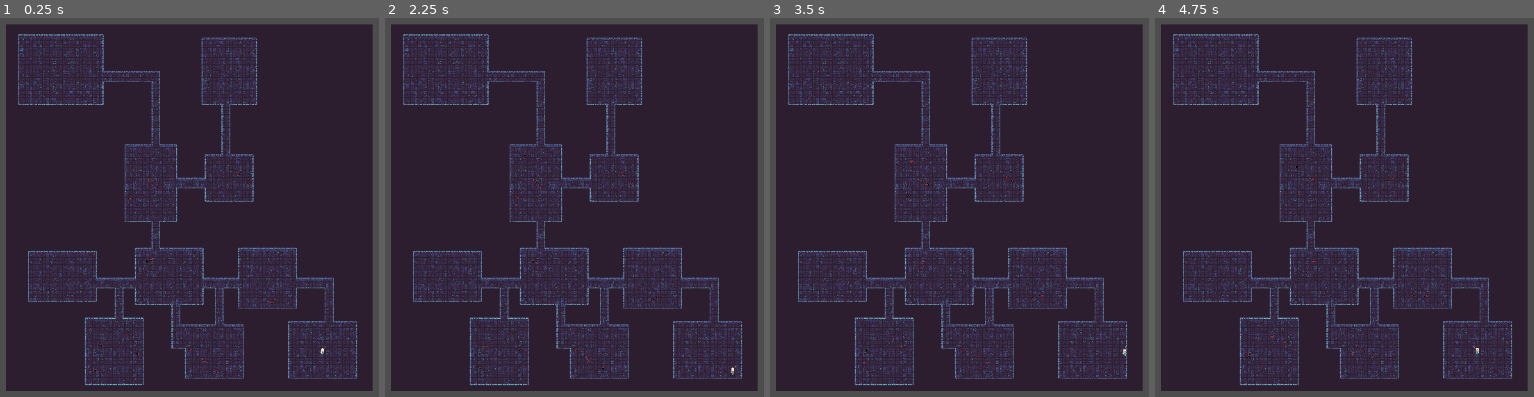
Above: before the commit, frames 1-4 (left to right).
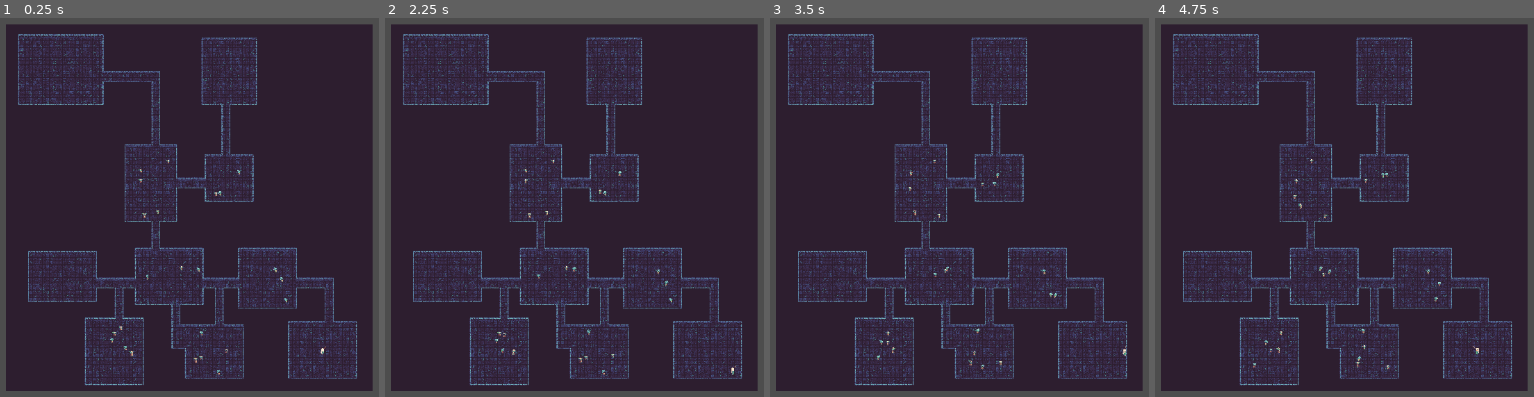
Above: after the commit, the same moments.

Repository: Shiftersout/gp-roguelite
Game: Godot game, scene res://Scenes/debugpcgscn.tscn
The game is run twice, just before and just after one commit, with the same random seed, the same clock (stepped at 60 frames per second) and the same inputs. This scene is started directly instead of the project's main scene.
Inputs (mouse positions are in pixels of both pictures, inside the frame that each line leads up to):
- Up to frame 1 (0.25 s): no input
- Up to frame 2 (2.25 s): tap Enter at 0.5, 2 s; move the mouse to (outside the picture) at 0.52 s; hold D (move_right) 0.53-1.28 s; click (outside the picture) at 0.6 s; tap Space at 1.25 s; move the mouse to (623, 260) at 1.27 s; hold S (move_down) 1.28-2.03 s; click (623, 260) at 1.35 s; move the mouse to (outside the picture) at 2.02 s; hold D (move_right) from 2.03 s (still down); click (outside the picture) at 2.1 s
- Up to frame 3 (3.5 s): tap Space at 2.75 s; move the mouse to (1130, 328) at 2.77 s; release D (move_right) at 2.78 s; hold W (move_up) from 2.78 s (still down); click (1130, 328) at 2.85 s
- Up to frame 4 (4.75 s): move the mouse to (outside the picture) at 3.52 s; release W (move_up) at 3.53 s; hold A (move_left) from 3.53 s (still down); click (outside the picture) at 3.6 s; tap Enter at 4.25 s; move the mouse to (1314, 173) at 4.27 s; click (1314, 173) at 4.35 s

The runs differ from the first frame. In frame 1, 0.3% of the frame differs, in the area x 24-76%, y 35-95%; in frame 2, 0.3%; in frame 3, 0.3%; in frame 4, 0.3%, in the area x 24-76%, y 37-93%.

Commit message:
added parameters to enemy generation

Diff:
--- a/Scenes/debugpcgscn.tscn
+++ b/Scenes/debugpcgscn.tscn
@@ -1,7 +1,10 @@
-[gd_scene load_steps=3 format=3 uid="uid://d6uq7t25yisc"]
+[gd_scene load_steps=6 format=3 uid="uid://d6uq7t25yisc"]
 
 [ext_resource type="PackedScene" uid="uid://bw67e8mrqn5vd" path="res://Scenes/tile_map_pcg.tscn" id="1_ok4ya"]
+[ext_resource type="PackedScene" uid="uid://18v1vrksmqug" path="res://Scenes/Enemies/first floor/m_goblin.tscn" id="2_5t7k7"]
 [ext_resource type="PackedScene" uid="uid://bt0wbs7fi3ffm" path="res://Scenes/Player/player.tscn" id="2_t7dax"]
+[ext_resource type="PackedScene" uid="uid://bxdolqcnms1e4" path="res://Scenes/Enemies/first floor/f_goblin.tscn" id="3_5uypg"]
+[ext_resource type="PackedScene" uid="uid://mi0sbway6q46" path="res://Scenes/Enemies/first floor/hobgoblin.tscn" id="4_vsll5"]
 
 [node name="debugscn" type="Node2D"]
 
@@ -14,6 +17,9 @@
 map_h = 110
 min_room_size = 16
 auto_generate = true
+enemy1 = ExtResource("2_5t7k7")
+enemy2 = ExtResource("3_5uypg")
+hard_enemy = ExtResource("4_vsll5")
 
 [node name="Player" parent="." instance=ExtResource("2_t7dax")]
 position = Vector2(-210, 294)
--- a/Scenes/main_scene.tscn
+++ b/Scenes/main_scene.tscn
@@ -1,7 +1,10 @@
-[gd_scene load_steps=3 format=3 uid="uid://bgnokk8ibq1hs"]
+[gd_scene load_steps=6 format=3 uid="uid://bgnokk8ibq1hs"]
 
 [ext_resource type="PackedScene" uid="uid://bt0wbs7fi3ffm" path="res://Scenes/Player/player.tscn" id="1_tjw47"]
 [ext_resource type="PackedScene" uid="uid://bw67e8mrqn5vd" path="res://Scenes/tile_map_pcg.tscn" id="2_vawyb"]
+[ext_resource type="PackedScene" uid="uid://18v1vrksmqug" path="res://Scenes/Enemies/first floor/m_goblin.tscn" id="3_yd28l"]
+[ext_resource type="PackedScene" uid="uid://bxdolqcnms1e4" path="res://Scenes/Enemies/first floor/f_goblin.tscn" id="4_gson5"]
+[ext_resource type="PackedScene" uid="uid://mi0sbway6q46" path="res://Scenes/Enemies/first floor/hobgoblin.tscn" id="5_s856g"]
 
 [node name="MainScene" type="Node2D"]
 
@@ -15,3 +18,6 @@
 min_room_size = 16
 min_room_factor = 0.5
 auto_generate = true
+enemy1 = ExtResource("3_yd28l")
+enemy2 = ExtResource("4_gson5")
+hard_enemy = ExtResource("5_s856g")
--- a/Scripts/pcgbsp.gd
+++ b/Scripts/pcgbsp.gd
@@ -14,12 +14,14 @@
 @export var min_room_factor : float = 0.4
 ## Tileset ID
 @export var tileset_id : int = 2
-## Enemy scene (NEEDS CHANGE)
-@export var enemy_scene = preload("res://Scenes/Enemies/enemy.tscn")
 
 @export_group("Other options")
 ## Generate on _ready()
 @export var auto_generate : bool = false
+## enemy scenes
+@export var enemy1 : Resource
+@export var enemy2 : Resource
+@export var hard_enemy : Resource
 
 var player : CharacterBody2D
 
@@ -44,9 +46,15 @@
 
 var path
 
+var enemy_scenes = [] ##An array containing the enemy scenes
+
 ## NOTE: change.
 func _ready():
 	player = get_tree().get_first_node_in_group("player")
+	enemy_scenes.append(enemy1)
+	enemy_scenes.append(enemy2)
+	enemy_scenes.append(hard_enemy)
+
 	## Working with seeds is not necessary for now.
 	randomize()
 	if auto_generate:
@@ -347,7 +355,7 @@
 	print_debug(hard_rooms)
 	print_debug(normal_rooms)
 	add_enemies(4, hard_rooms)
-	add_enemies(2, normal_rooms)
+	add_enemies(3, normal_rooms)
 
 func add_enemies(amount : int, room_array):
 	for i in room_array:
@@ -359,9 +367,22 @@
 		add_child(new_room)
 		enemy_rooms_nodes.append(new_room)
 
-		for o in range(0, amount):
-			new_enemies.append(enemy_scene.instantiate())
-			new_room.add_child(new_enemies[o])
+		if amount < 4:
+			for o in range(0, amount):
+				new_enemies.append(enemy_scenes[randi_range(0, 1)].instantiate())
+				new_room.add_child(new_enemies[o])
+
+		else:
+			var o = 0
+			while o < 4:
+				new_enemies.append(enemy_scenes[randi_range(0, 1)].instantiate())
+				new_room.add_child(new_enemies[o])
+				o+=1
+
+			while o <= amount:
+				new_enemies.append(enemy_scenes[2].instantiate())
+				new_room.add_child(new_enemies[o])
+				o+=1
 
 		for o in new_room.get_children():
 			var random_x = randi_range(32, (rooms[i].w * 16) - 32)
Not shown: 1 places in default_bus_layout.tres that only renumber resources
